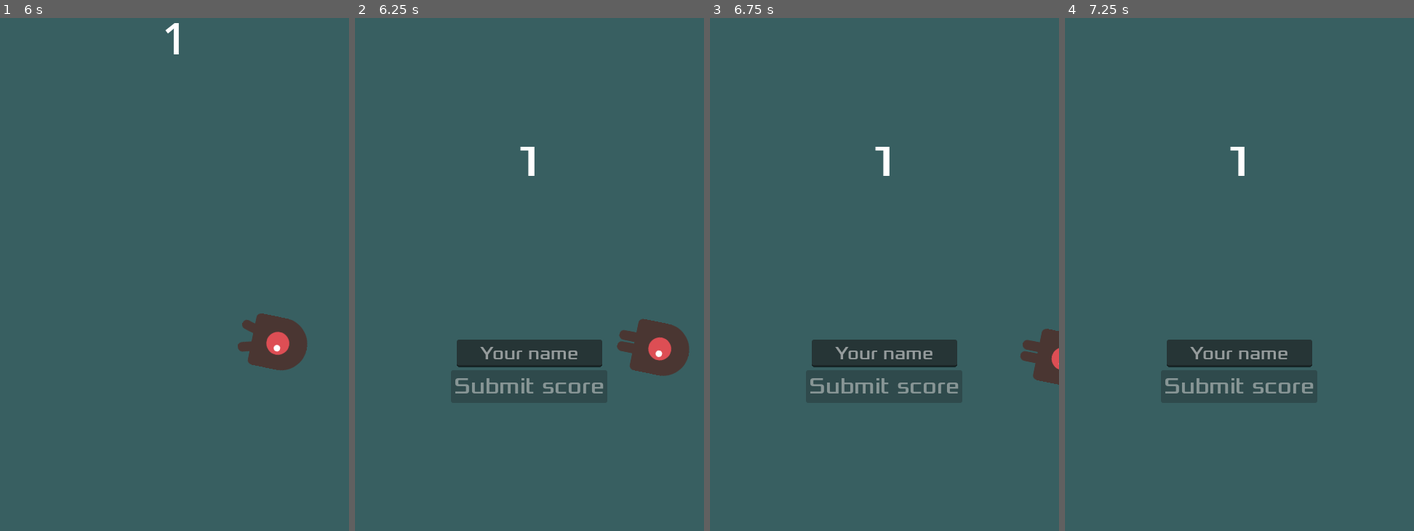
Above: before the commit, frames 1-4 (left to right).
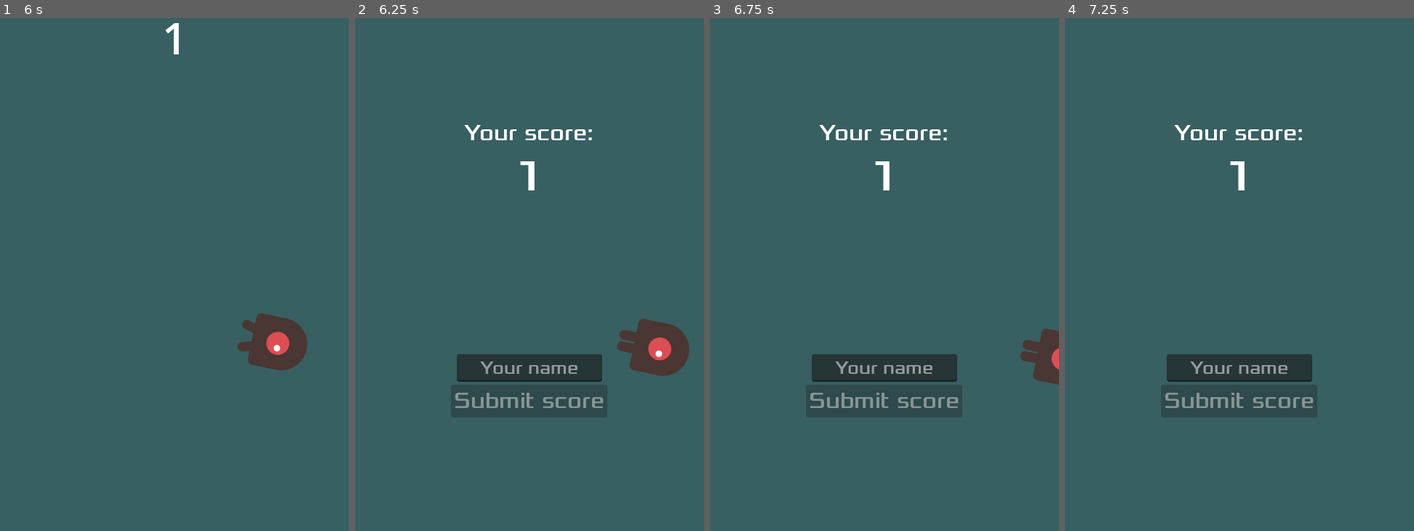
Above: after the commit, the same moments.

Repository: Infini-Creation/Dodge-The-Creeps-LootLocker-Leaderboard-Demo
Game: Godot game, scene res://Main.tscn
Same seed, same stepped clock (60 frames per second), same inputs: the game is played once before the commit and once after it.
Inputs:
- Up to frame 1 (6 s): click "Start" at 0.5 s; tap Enter at 1.25 s; hold D (move_right) 1.28-2.03 s; hold S (move_down) 2.03-2.78 s; hold D (move_right) 2.78-3.53 s; hold W (move_up) 3.53-4.28 s; hold A (move_left) 4.28-5.78 s; hold S (move_down) from 5.78 s (still down)
- Up to frame 2 (6.25 s): keep holding S (move_down)
- Up to frame 3 (6.75 s): release S (move_down) at 6.53 s; hold D (move_right) from 6.53 s (still down)
- Up to frame 4 (7.25 s): keep holding D (move_right)

Frame 1 is identical in both runs. In frame 2, 3.3% of the frame differs, in the area x 28-72%, y 20-77%; in frame 3, 3.3%; in frame 4, 3.3%.
Error in both runs: Invalid access to property or key 'Name' on a base object of type 'Dictionary'. (res://submitScore.gd:9)

Commit message:
Update submitScore.tscn
-add "Your score:" text above score value
-add visibility_changed signal handling for better initialization of player's name

Diff:
--- a/dodge_the_creeps/submitScore.tscn
+++ b/dodge_the_creeps/submitScore.tscn
@@ -27,6 +27,14 @@
 grow_vertical = 2
 alignment = 1
 
+[node name="yourScoreLabel" type="Label" parent="VBoxContainer"]
+layout_mode = 2
+theme_override_fonts/font = ExtResource("2_01tm3")
+theme_override_font_sizes/font_size = 30
+text = "Your score:"
+horizontal_alignment = 1
+vertical_alignment = 1
+
 [node name="Label" type="Label" parent="VBoxContainer"]
 layout_mode = 2
 theme_override_fonts/font = ExtResource("2_01tm3")
@@ -48,6 +56,7 @@
 theme_override_font_sizes/font_size = 24
 placeholder_text = "Your name"
 alignment = 1
+select_all_on_focus = true
 
 [node name="Button" type="Button" parent="VBoxContainer"]
 layout_mode = 2
@@ -61,4 +70,5 @@
 
 [connection signal="text_changed" from="VBoxContainer/LineEdit" to="." method="_on_line_edit_text_changed"]
 [connection signal="text_submitted" from="VBoxContainer/LineEdit" to="." method="_on_line_edit_text_submitted"]
+[connection signal="visibility_changed" from="VBoxContainer/LineEdit" to="." method="_on_line_edit_visibility_changed"]
 [connection signal="pressed" from="VBoxContainer/Button" to="." method="_on_button_pressed"]
